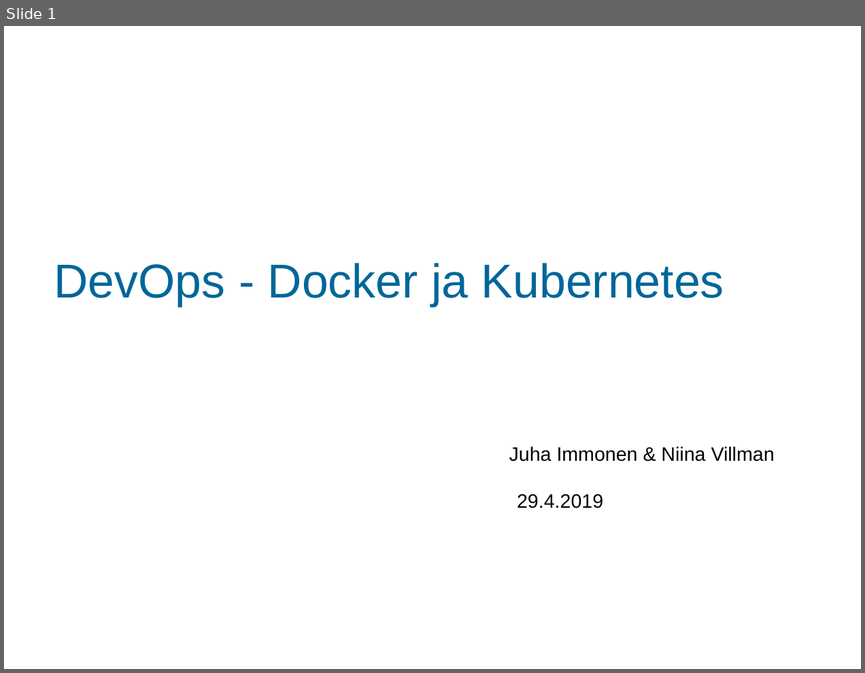
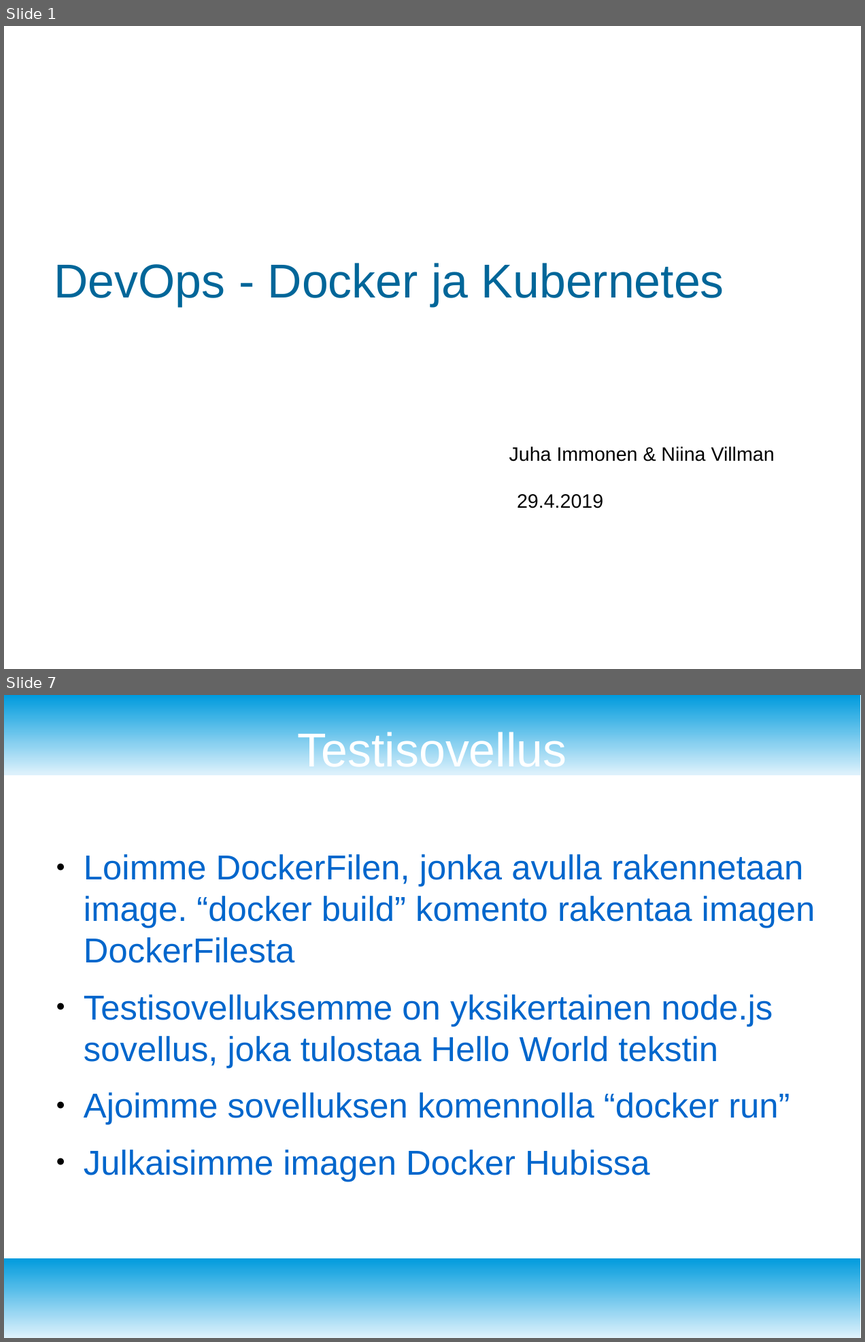
Before and after one commit to immonju1/pilvipalvelut, a slide deck: documents/pilvipalvelut_esitys_immonen_villman.odp. Shown one above the other, each under a label of ours: slide 1 before the commit, slides 1 and 7 after it; the slides between them are not shown. The pictures are 865x673 and 865x1342 pixels, drawn with LibreOffice and Linux fonts; fonts in the diff are those of the drawing; background and template pictures are left out. Boxes give left, top, right and bottom in pixels: in the first picture for what was removed or moved away, otherwise in the second. Text is boxed around its words. In the diff, an @@ line names an element or a change of style, - is before the commit and + after.

```diff
--- a/documents/pilvipalvelut_esitys_immonen_villman.odp
+++ b/documents/pilvipalvelut_esitys_immonen_villman.odp
@@ slide 7 added at [4,695,861,1338], background #FFFFFF @@
@@ rectangle added at [4,695,861,775], fill gradient #DFF2FC to #009BDD @@
@@ title added at [298,728,567,775], 44 pt, text #FFFFFF @@
+Testisovellus
@@ text added at [84,854,815,1181], 32 pt, text #0066CC @@
+● Loimme DockerFilen, jonka avulla rakennetaan image. “docker build” komento rakentaa imagen DockerFilesta
+● Testisovelluksemme on yksikertainen node.js sovellus, joka tulostaa Hello World tekstin
+● Ajoimme sovelluksen komennolla “docker run”
+● Julkaisimme imagen Docker Hubissa
@@ rectangle added at [4,1258,861,1338], fill gradient #DFF2FC to #009BDD @@
```
Also in this commit, not shown: 2 slides changed, 9 other slides added, 6 slides removed.
